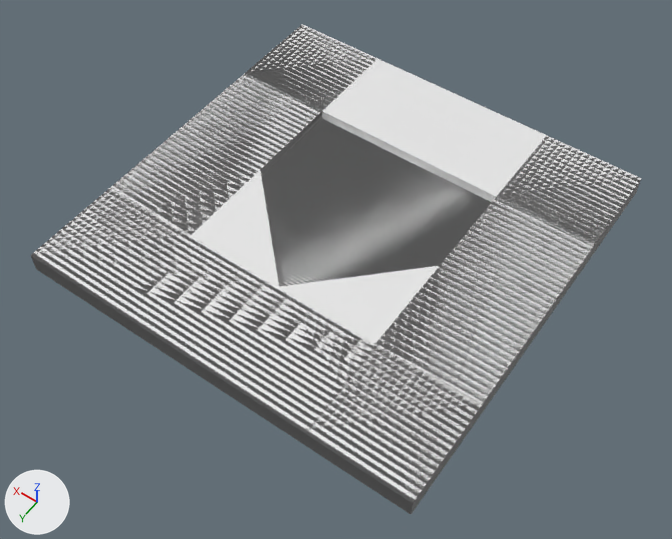
An edit to the FBX model Assets/Roads_BaseProps.fbx, drawn before and after from the same camera.
One viewpoint serves both versions: a camera (50 mm lens) standing at (-1.6, 2.321, 3.304) and looking at (-0.078, 0.19, -0.044). Arrows for +X, +Y and +Z are at lower left; the lights stay in place. The first picture is the older version. Materials are left out; every surface is plain grey. Where no turn or scale is listed for an object, it has been applied to the vertices.

Names of what the first picture shows: 'Road', 'Road-1', 'Road-2', 'Road-2C', 'Road-3', 'Road4'.
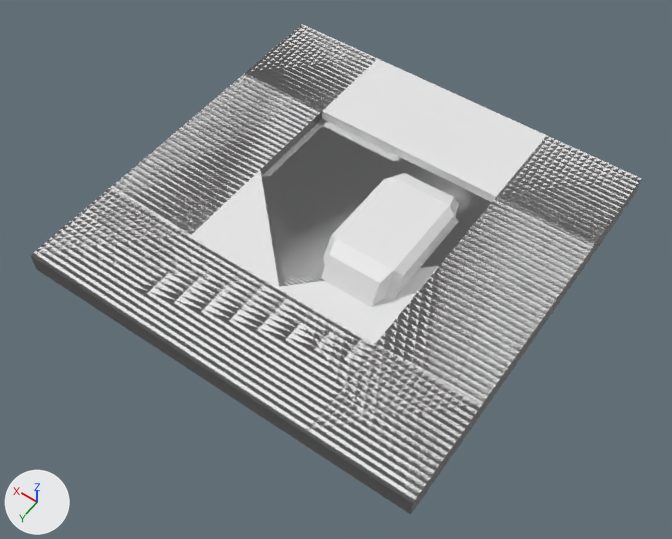
Pixel boxes [x1, y1, x2, y2] of what changed, in the pictures (672 x 539 px):
'Car', added: after [321, 173, 459, 307]

The change, as a list of edits to the scene's bpy script:
```text
Add me_cube_018:
    me_cube_018.from_pydata(...)  # 24 vertices, 22 faces; spans x -0.187..0.187, y -0.359..0.359, z 0.025..0.175
Add ob_car:
    ob_car = bpy.data.objects.new('Car', me_cube_018)
    ob_car.location = (-0.25, 0.0, 0.05)
```
